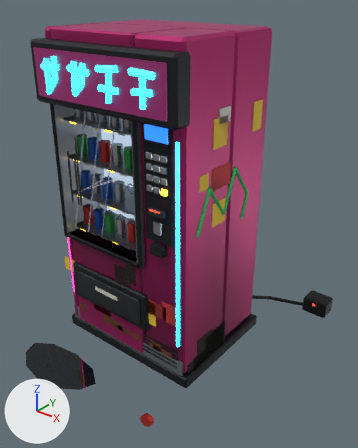
Renders of the glTF model assets/own/cp_vending.glb from each side of a commit.
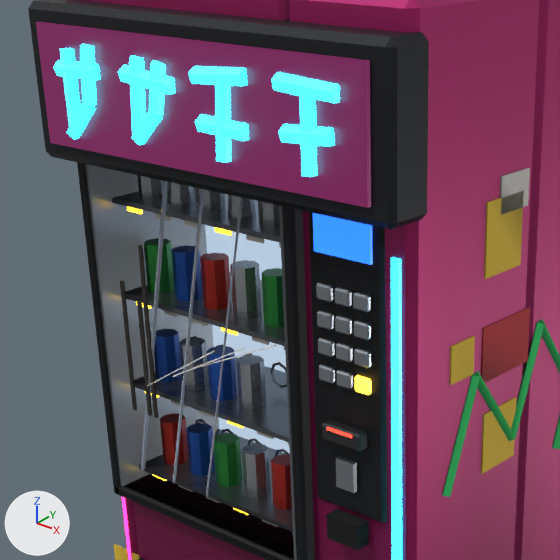
Old and new are each drawn whole from a 50 mm lens placed at (1.77, -2.24, 2.25), pointed at (0.02, -0.06, 0.89) and again close up on the part from 5% to 68% of the width and 9% to 59% of the height. The lights are fixed; the arrows at lower left show +X, +Y and +Z. The older version's two pictures come first. Where no turn or scale is listed for an object, it has been applied to the vertices.

Objects in the first close-up: 'cp_vending'.
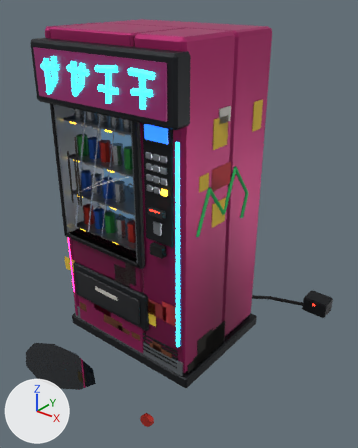
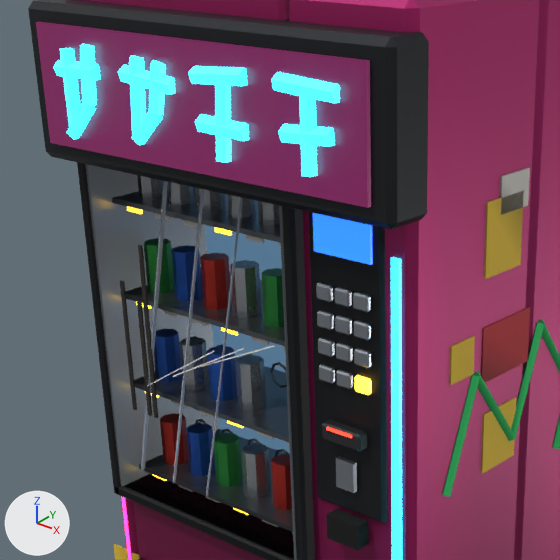
Edits to the scene script, one JSON object a line:
```json
{"block": "mat_window_light", "where": "n0 = _N.new('ShaderNodeBsdfPrincipled'); n0.name = 'Principled BSDF'"}
{"op": "set", "path": "n0.inputs[27].default_value", "old": "(0.437, 0.554, 0.7, 1.0)", "new": "(0.0743, 0.156, 0.253, 1.0)", "note": "'Emission Color', blue #b1c4da -> 'Emission Color', blue #4d6e8a"}
```

Pixel boxes (x1, y1, x2, y2) of what changed, in the close-ups (560 x 560 px):
```json
{"object": "cp_vending", "change": "recoloured", "before": [91, 178, 293, 519], "after": [91, 178, 293, 519], "on screen": "darker"}
```
